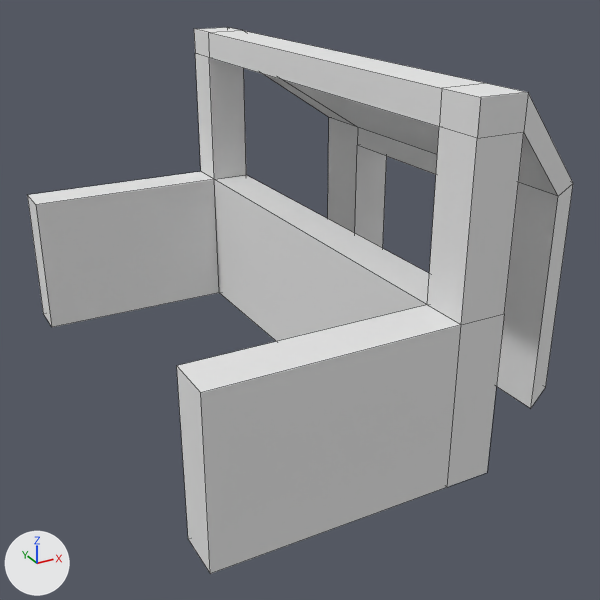
The Blender file lumber.blend: old version first, new version second.
Camera for both pictures: a camera (50 mm lens) standing at (-18.0, -32.8, 17.7) and looking at (-0.8, -1.5, 2.1). Lighting does not change. The marker at lower left points along +X, +Y and +Z. Mesh edges are drawn as thin lines. The same objects are shown in both versions, whatever each file hides.

The older version as bpy lines, for what is in view:
```python
me_depot = bpy.data.meshes.new('Depot')
me_depot.from_pydata(...)  # 60 vertices, 58 faces; spans x -10.0..9.0, y -12.0..12.0, z -2.0..13.0
me_depot.materials.append(mat_material)  # white #e7e7e7
ob_depot = bpy.data.objects.new('Depot', me_depot)
ob_depot.location = (0.0, 0.0, 0.0)
```
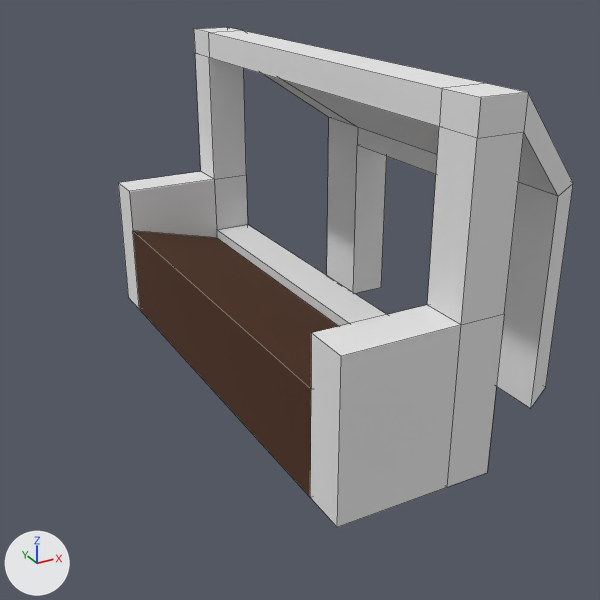
Boxes [x1, y1, x2, y2] around the edits, measured in the pictures (600 x 600 px; the box of a moved part takes in the faces that stretch with it):
'Depot', reshaped (17% narrower, 9% shorter)
    before: [27, 27, 573, 574]
    after: [118, 27, 573, 527]
part 1 of me_depot, moved or reshaped
    before: [27, 175, 430, 574]
    after: [118, 175, 430, 527]

What changed in the scene script:
```text
Add mat_bark:
    mat_bark = principled_material('Bark')
    mat_bark.base_color = (0.0748, 0.0253, 0.00787)  # brown #4d2c16
    mat_bark.roughness = 1.0
Change me_depot:
    used by ob_depot; location = (0.0, 0.0, 0.0)
    remove me_depot.from_pydata(...)  # 60 vertices, 58 faces; spans x -10.0..9.0, y -12.0..12.0, z -2.0..13.0
    add me_depot.from_pydata(...)  # 68 vertices, 63 faces; spans x -5.0..9.0, y -12.0..12.0, z -2.0..13.0
    me_depot part 1
    2 vertices are removed from x -10.0, y -10.0..10.0, z -2.0
    11 faces are deleted
    6 vertices in x -10.0, y -12.0..12.0, z -2.0..5.0 move by (5.0, 0.0, 0.0)
    10 vertices are added at x -5.0..2.0, y -10.0..10.0, z -2.0..2.8
    13 new faces join them, mat_material (white #e7e7e7)
    3 new faces join them, mat_bark (brown #4d2c16)
    add me_depot.materials.append(mat_bark)  # brown #4d2c16
```
